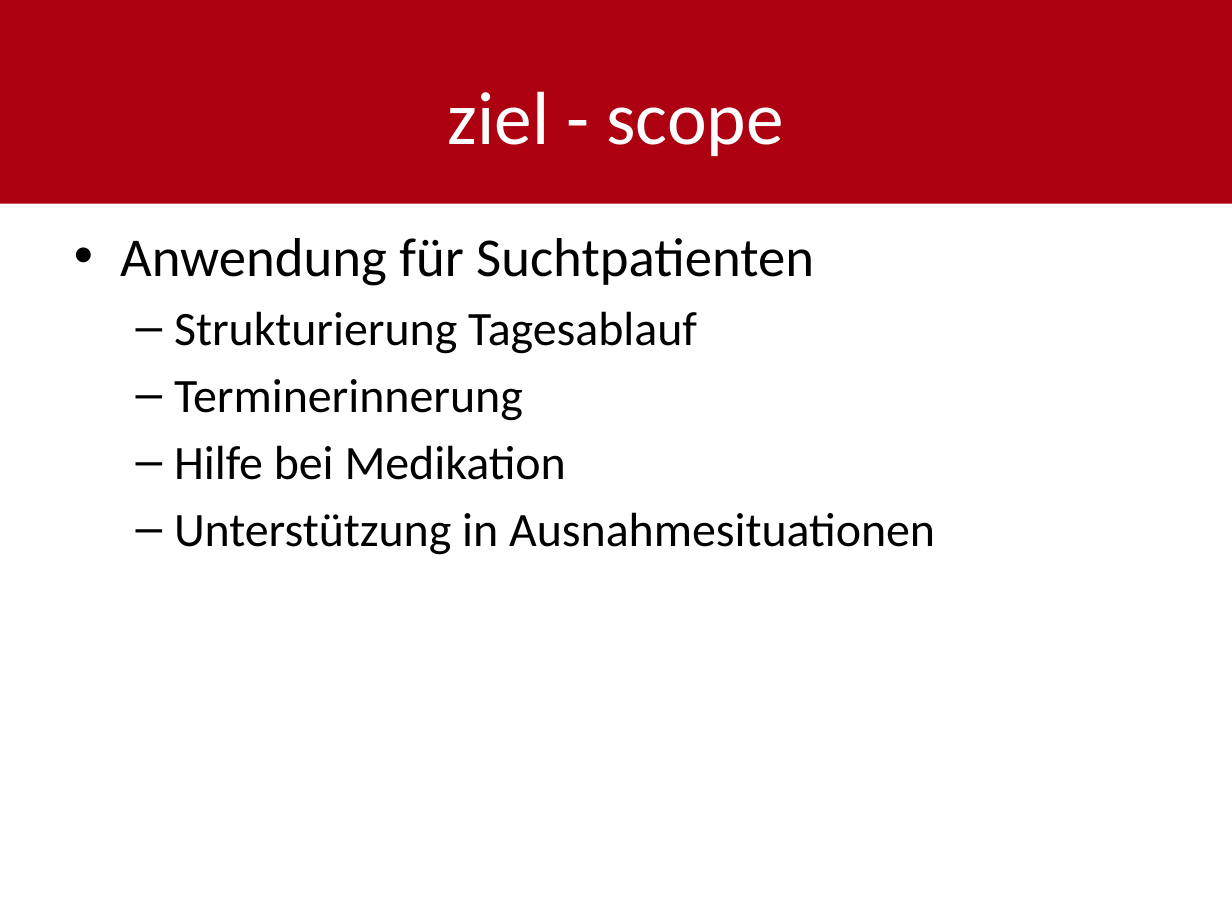
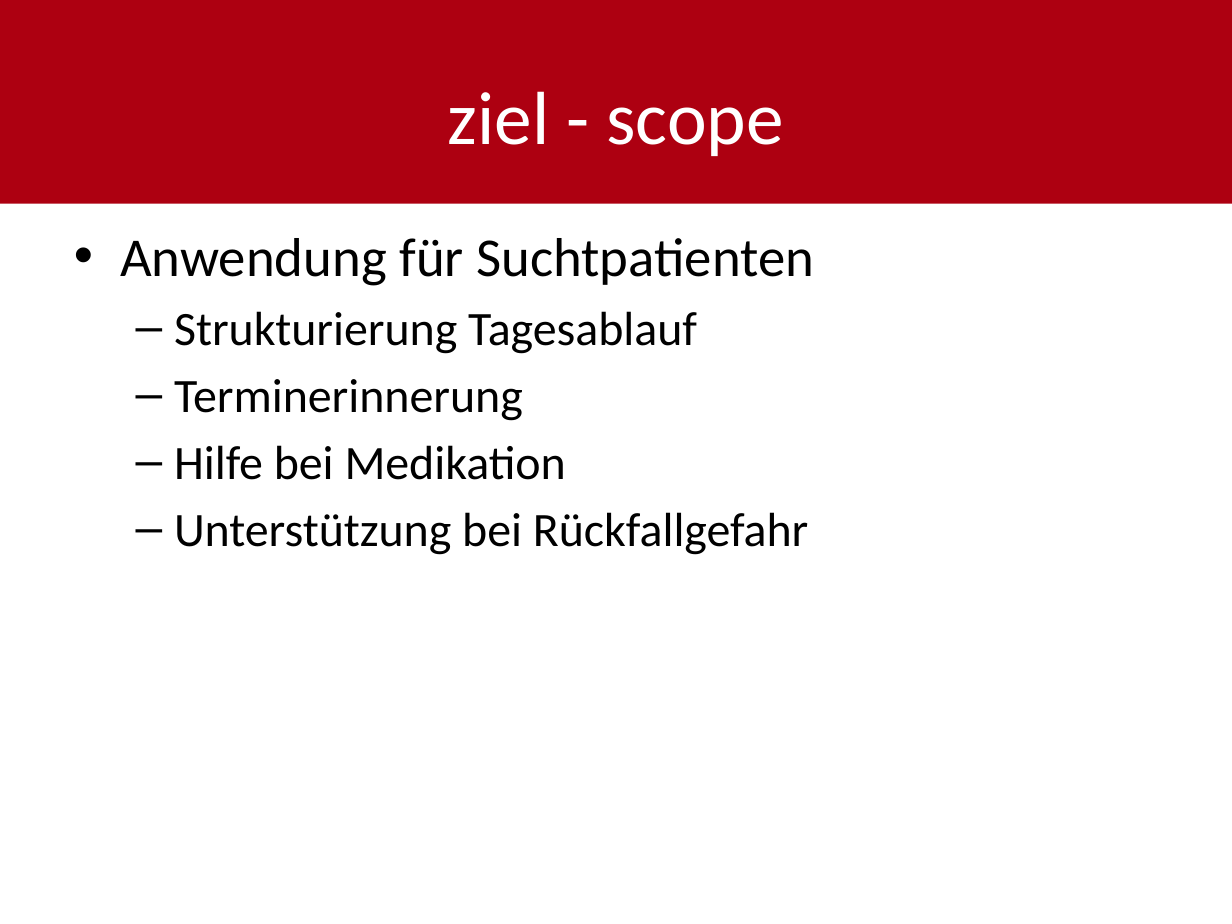
Before and after one commit to shylux/ch.bfh.bti7081.s2015.rot, a slide deck: slide 3 of doc/task03/Design_Thinking_final.pptx. Drawn at 1232x924 pixels with LibreOffice and Linux fonts; fonts in the diff are those of the drawing. Boxes give left, top, right and bottom in pixels: in the first picture for what was removed or moved away, otherwise in the second. Text is boxed around its words. In the diff, an @@ line names an element or a change of style, - is before the commit and + after.

```diff
--- a/doc/task03/Design_Thinking_final.pptx
+++ b/doc/task03/Design_Thinking_final.pptx
@@ text at (x1=174, y1=512, x2=809, y2=555): text changed @@
-  – Unterstützung in Ausnahmesituationen
+  – Unterstützung bei Rückfallgefahr
```
Also in this commit, not shown: 2 other slides changed, 2 slides added, 3 slides removed.
